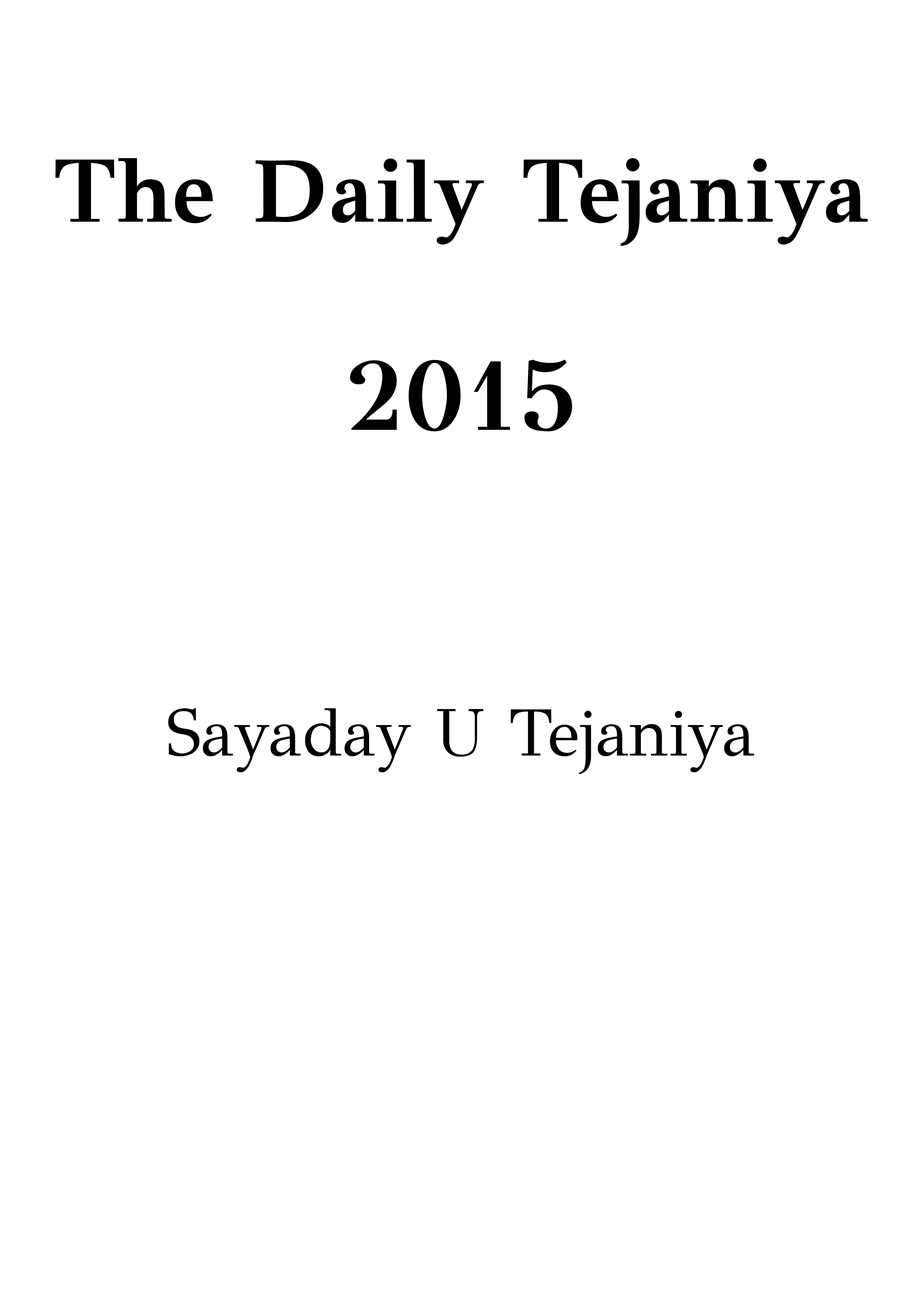
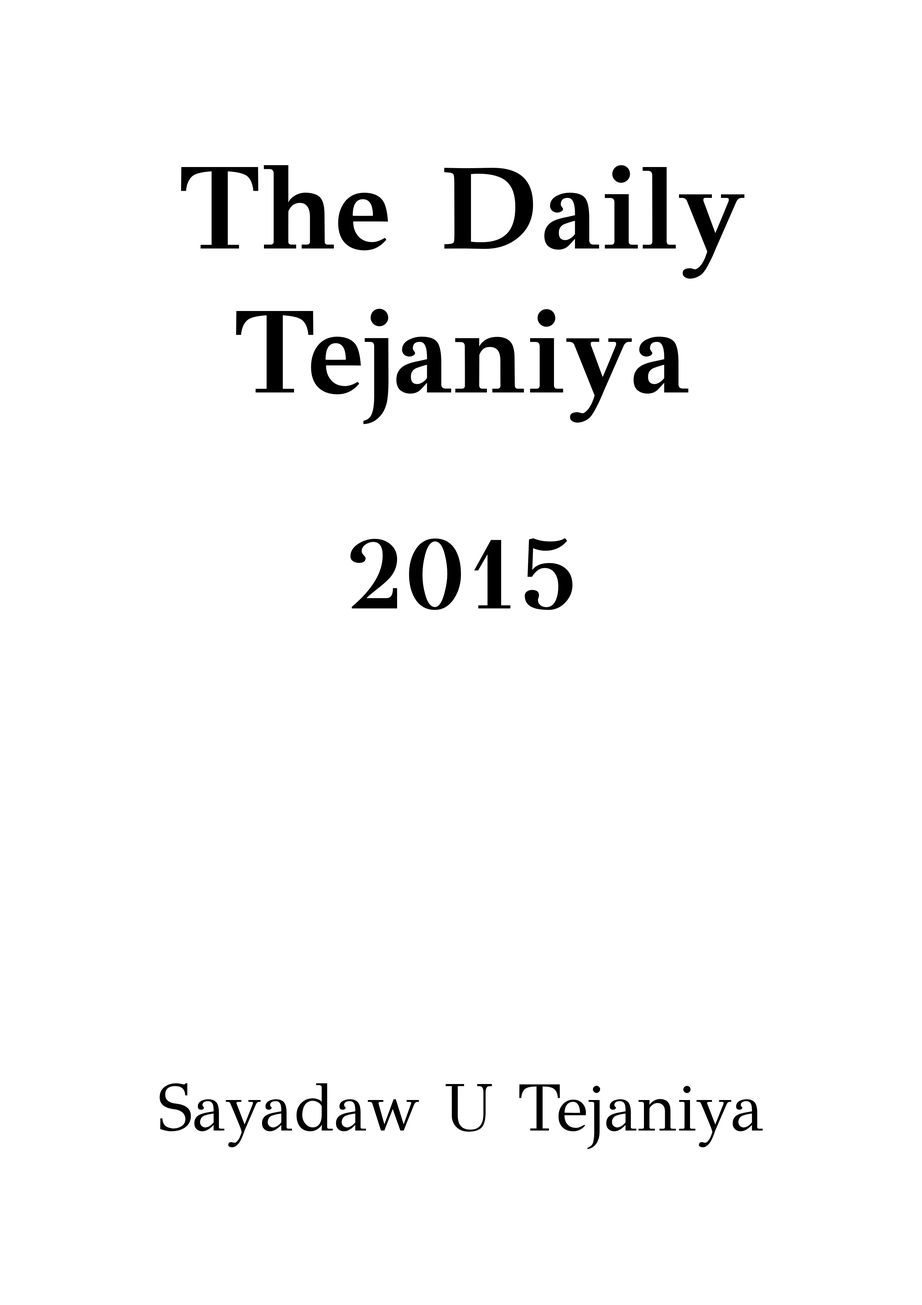
Layer changes from the first 922 × 1305 image to the second:
renamed "Sayaday U Tejaniya" to "Sayadaw U Tejaniya", painted on it over [159, 708, 764, 1149]
painted on "The Daily Tejaniya ..." over [55, 158, 869, 610]
